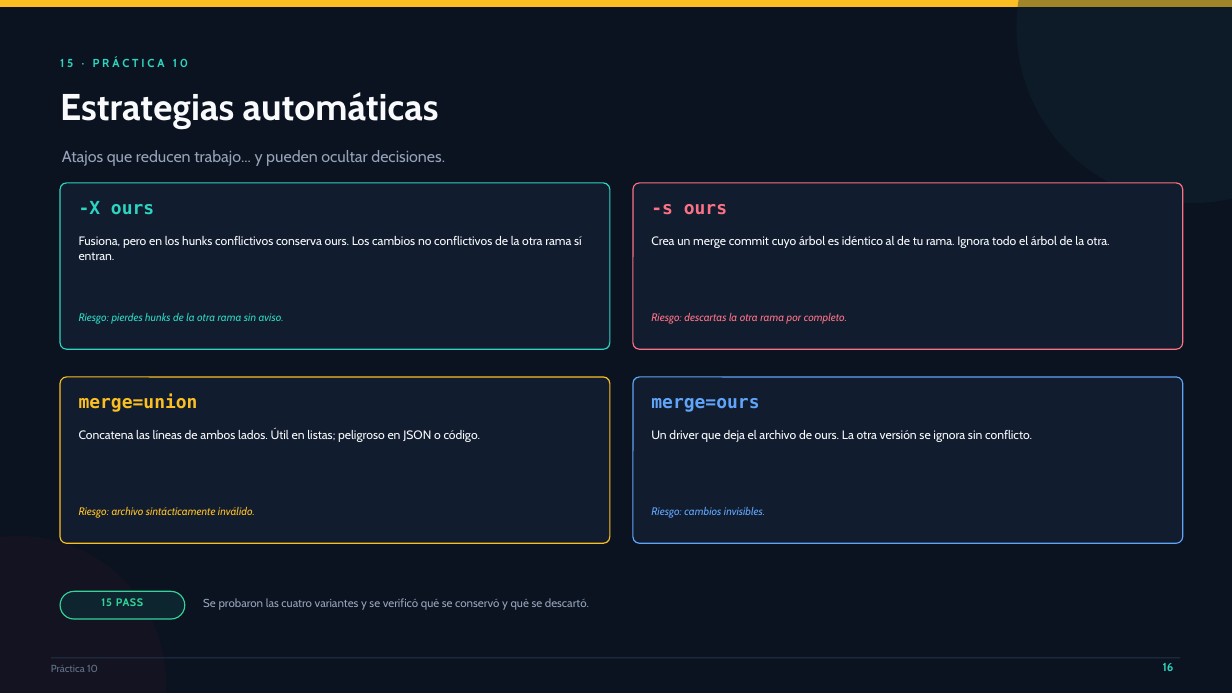
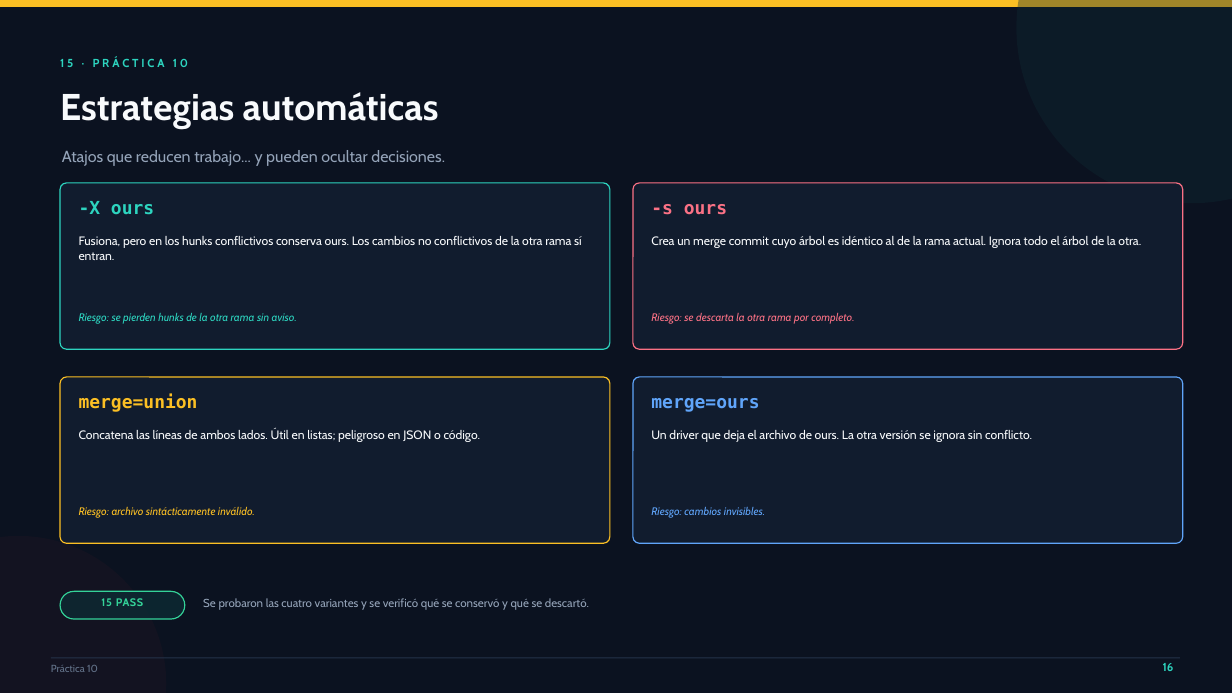
Before and after one commit to 75749748-blip/conflictos-git-ejercicios, a slide deck: slide 16 of Conflictos-Git-Presentacion.pptx. Drawn at 1232x693 pixels with LibreOffice and Linux fonts; fonts in the diff are those of the drawing. Boxes give left, top, right and bottom in pixels: in the first picture for what was removed or moved away, otherwise in the second. Text is boxed around its words. In the diff, an @@ line names an element or a change of style, - is before the commit and + after.

```diff
--- a/Conflictos-Git-Presentacion.pptx
+++ b/Conflictos-Git-Presentacion.pptx
@@ text at (x1=651, y1=236, x2=1141, y2=248): text changed @@
-Crea un merge commit cuyo árbol es idéntico al de tu rama. Ignora todo el árbol de la otra.
+Crea un merge commit cuyo árbol es idéntico al de la rama actual. Ignora todo el árbol de la otra.
@@ text at (x1=79, y1=313, x2=297, y2=324): text changed @@
-Riesgo: pierdes hunks de la otra rama sin aviso.
+Riesgo: se pierden hunks de la otra rama sin aviso.
@@ text at (x1=651, y1=313, x2=854, y2=324): text changed @@
-Riesgo: descartas la otra rama por completo.
+Riesgo: se descarta la otra rama por completo.
```
Also in this commit, not shown: 13 other slides changed, 17 other files.
